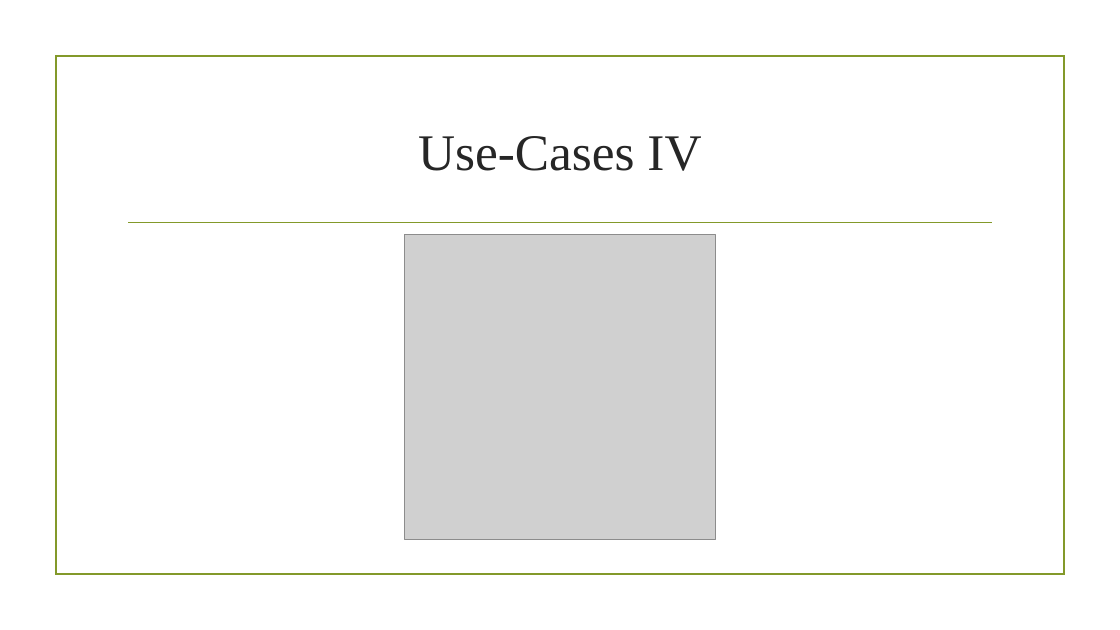
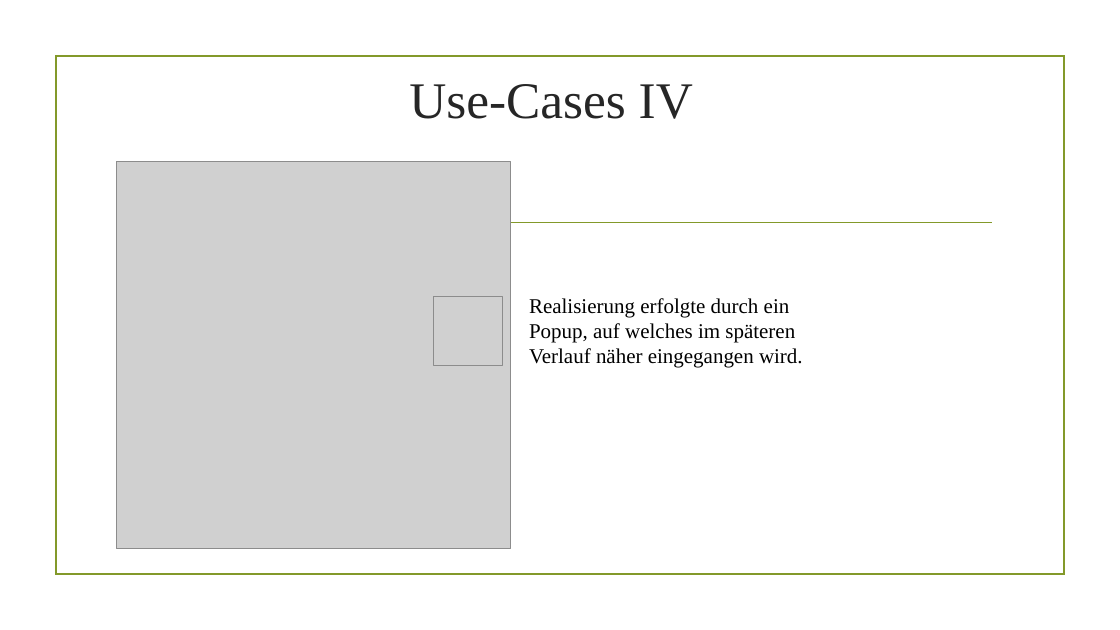
Before and after one commit to UniPayne/RCD-Project, a slide deck: slide 6 of Projektdokumentationen/Projektabgabe/Projektabgabe.pptx (slide 7 before the commit). Drawn at 1120x630 pixels with LibreOffice and Linux fonts; fonts in the diff are those of the drawing; grey boxes stand for pictures; background and template pictures are left out. Boxes give left, top, right and bottom in pixels: in the first picture for what was removed or moved away, otherwise in the second. Text is boxed around its words. In the diff, an @@ line names an element or a change of style, - is before the commit and + after.

```diff
--- a/Projektdokumentationen/Projektabgabe/Projektabgabe.pptx
+++ b/Projektdokumentationen/Projektabgabe/Projektabgabe.pptx
@@ title "Use-Cases IV": place and size @@
-title "Use-Cases IV" at [418,136,701,171]
+title "Use-Cases IV" at [409,84,693,119]
@@ picture: place and size @@
-picture at [405,235,715,540]
+picture at [116,161,511,549]
@@ picture added at [434,297,502,365] @@
@@ text added at [529,298,803,368], 18 pt, text #000000 @@
+Realisierung erfolgte durch ein Popup, auf welches im späteren Verlauf näher eingegangen wird.
```
Also in this commit, not shown: 6 other slides changed, 3 slides added, 5 slides removed, 1 other file.
